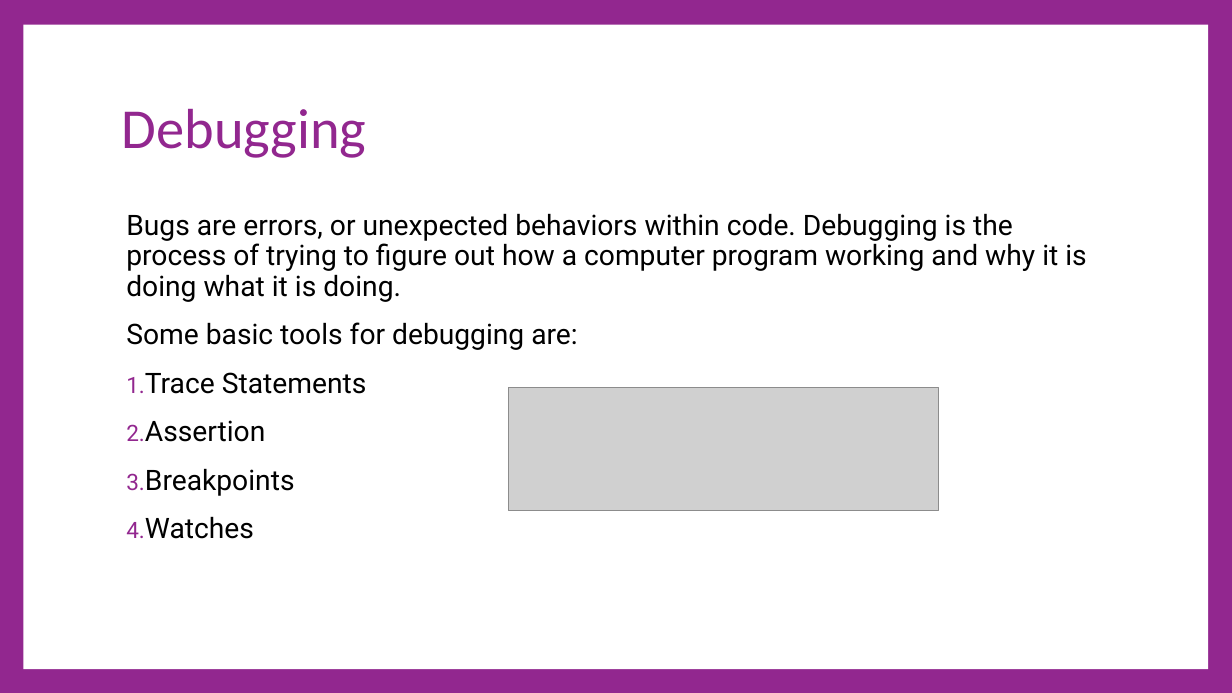
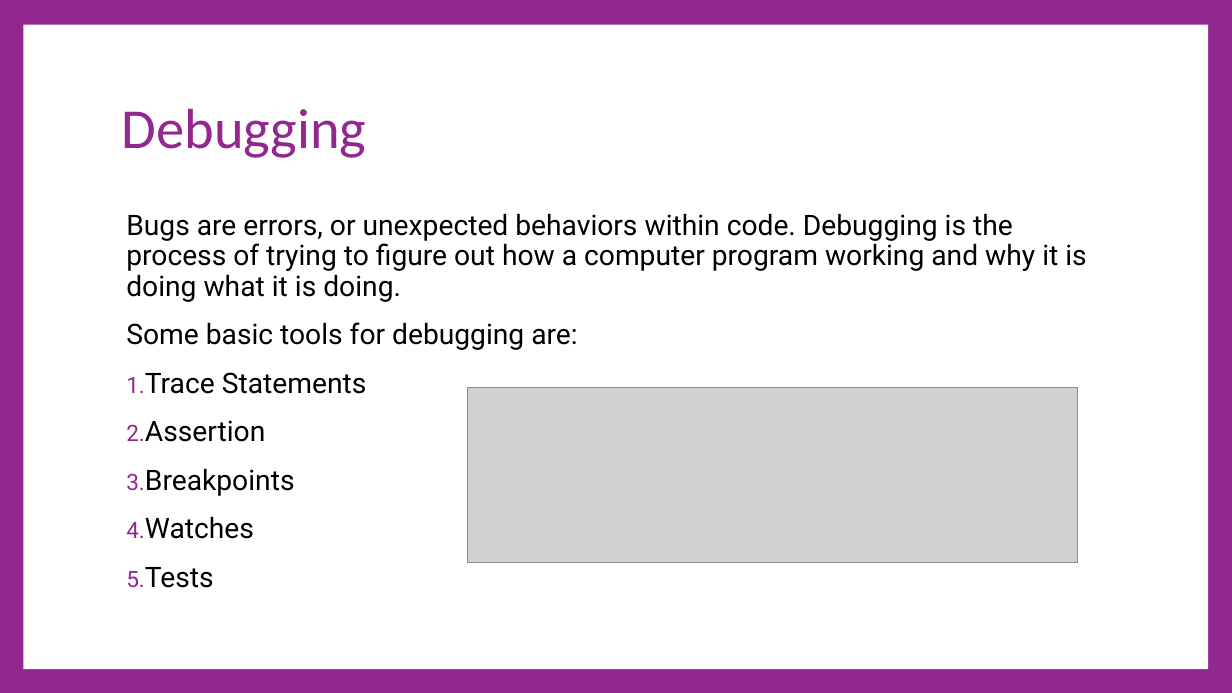
Before and after one commit to cdiggins/cs321, a slide deck: slide 3 of class-notes/cs321-winter-2023-lecture-6-debugging.pptx (slide 2 before the commit). Drawn at 1232x693 pixels with LibreOffice and Linux fonts; fonts in the diff are those of the drawing; grey boxes stand for pictures. Boxes give left, top, right and bottom in pixels: in the first picture for what was removed or moved away, otherwise in the second. Text is boxed around its words. In the diff, an @@ line names an element or a change of style, - is before the commit and + after.

```diff
--- a/class-notes/cs321-winter-2023-lecture-6-debugging.pptx
+++ b/class-notes/cs321-winter-2023-lecture-6-debugging.pptx
@@ picture: place and size @@
-picture at [508, 387, 939, 511]
+picture at [467, 387, 1077, 562]
@@ text at [145, 567, 214, 588]: paragraph added @@
+5. Tests
```
Also in this commit, not shown: 5 other slides changed, 11 slides added, 16 other files.
